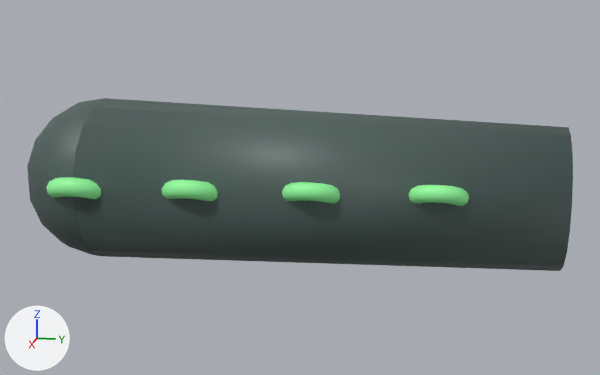
The glTF model godot/assets/models/creatures/kraken/seg4.glb as it was, and as the next commit left it.
The view is the same before and after, from a camera (50 mm lens) standing at (1.479, 0.675, 0.367) and looking at (0.005, 0.38, -0.001). Every picture has the same lights, and +X, +Y and +Z are marked at lower left. The first picture is the older version. Vertices at exactly the same position are counted once.

In view in the first picture: 'sucker', 'tentacle'.
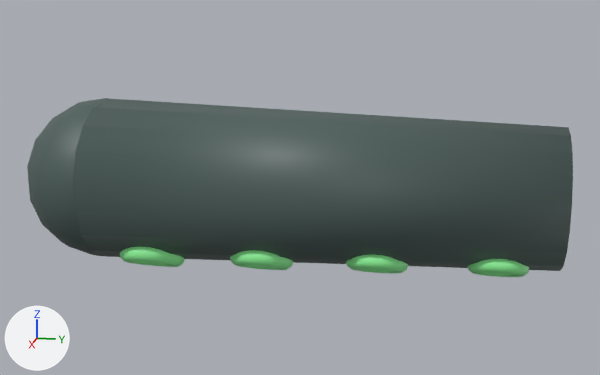
What changed in the scene script:
```text
Change me_sucker:
    used by ob_sucker; location = (0.0, 0.0, 0.0)
    remove me_sucker.from_pydata(...)  # 2560 vertices, 5120 faces; spans x -0.058..0.177, y -0.062..0.691, z -0.036..0.049
    add me_sucker.from_pydata(...)  # 2560 vertices, 5120 faces; spans x -0.118..0.118, y 0.044..0.798, z -0.169..-0.085
    me_sucker part 1: the whole mesh is moved by (-0.06, 0.106, -0.134)
```

Pixel boxes (x1, y1, x2, y2) of what changed, in the pictures (600 x 375 px):
'sucker', moved
    before: (46, 177, 469, 206)
    after: (119, 247, 530, 277)
